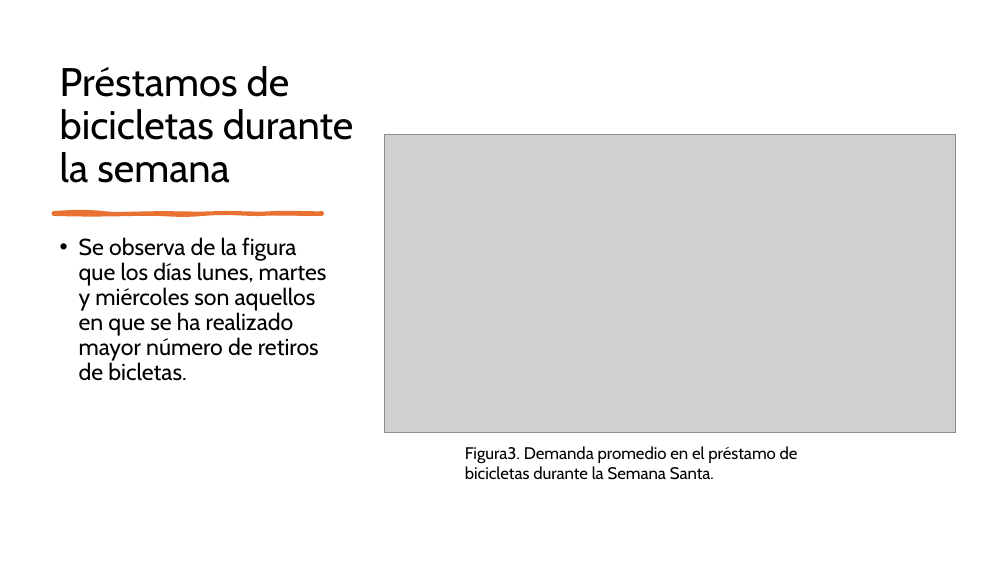
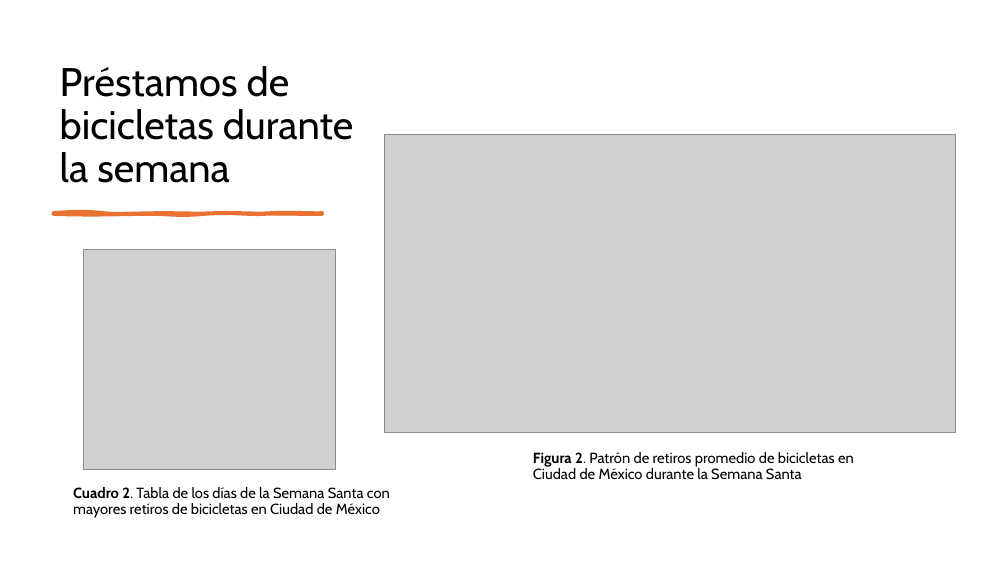
Before and after one commit to Ari-Castellanos/Proyecto-1-Seminario-2, a slide deck: slide 5 of Proyecto1_Seminario2.pptx (slide 7 before the commit). Drawn at 1008x567 pixels with LibreOffice and Linux fonts; fonts in the diff are those of the drawing; grey boxes stand for pictures. Boxes give left, top, right and bottom in pixels: in the first picture for what was removed or moved away, otherwise in the second. Text is boxed around its words. In the diff, an @@ line names an element or a change of style, - is before the commit and + after.

```diff
--- a/Proyecto1_Seminario2.pptx
+++ b/Proyecto1_Seminario2.pptx
@@ text removed at <box>79,237,327,381</box> @@
-• Se observa de la figura que los días lunes, martes y miércoles son aquellos en que se ha realizado mayor número de retiros de bicletas.
@@ picture added at <box>84,250,336,470</box> @@
@@ text "Figura 2. Patrón de retiros ..." at <box>533,452,854,480</box>: vertical alignment top to middle @@
@@ text at <box>533,452,854,480</box>: text changed; size 16 to 14 pt @@
-Figura3. Demanda promedio en el préstamo de bicicletas durante la Semana Santa.
+Figura 2. Patrón de retiros promedio de bicicletas en Ciudad de México durante la Semana Santa
@@ text added at <box>73,487,390,518</box>, 14 pt, text #000000 @@
+Cuadro 2. Tabla de los días de la Semana Santa con mayores retiros de bicicletas en Ciudad de México
```
Also in this commit, not shown: 4 other slides changed, 1 slide added, 1 slide removed.
